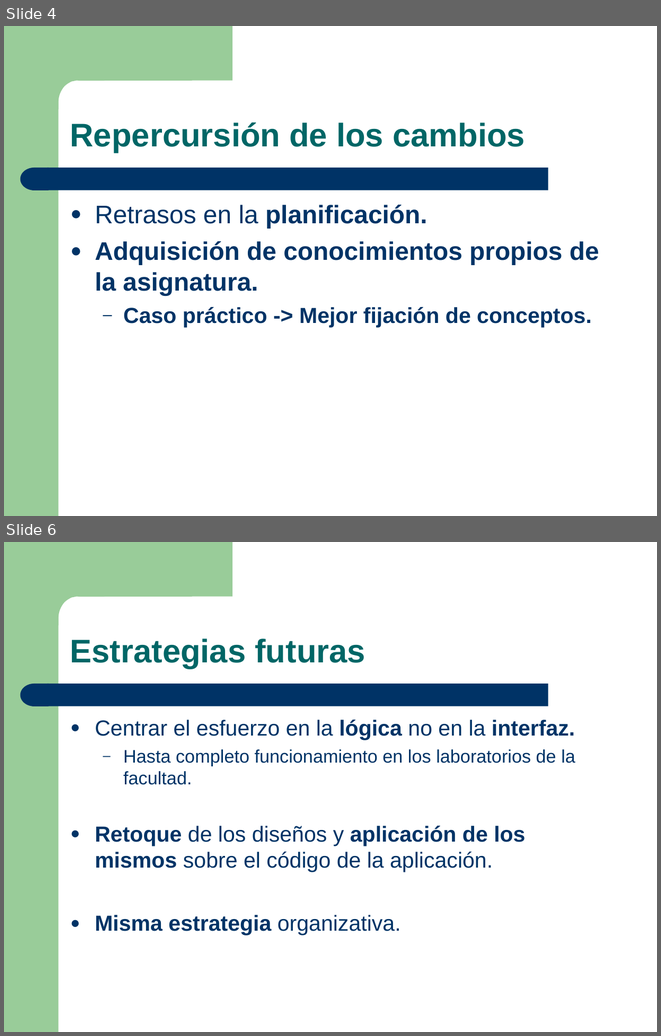
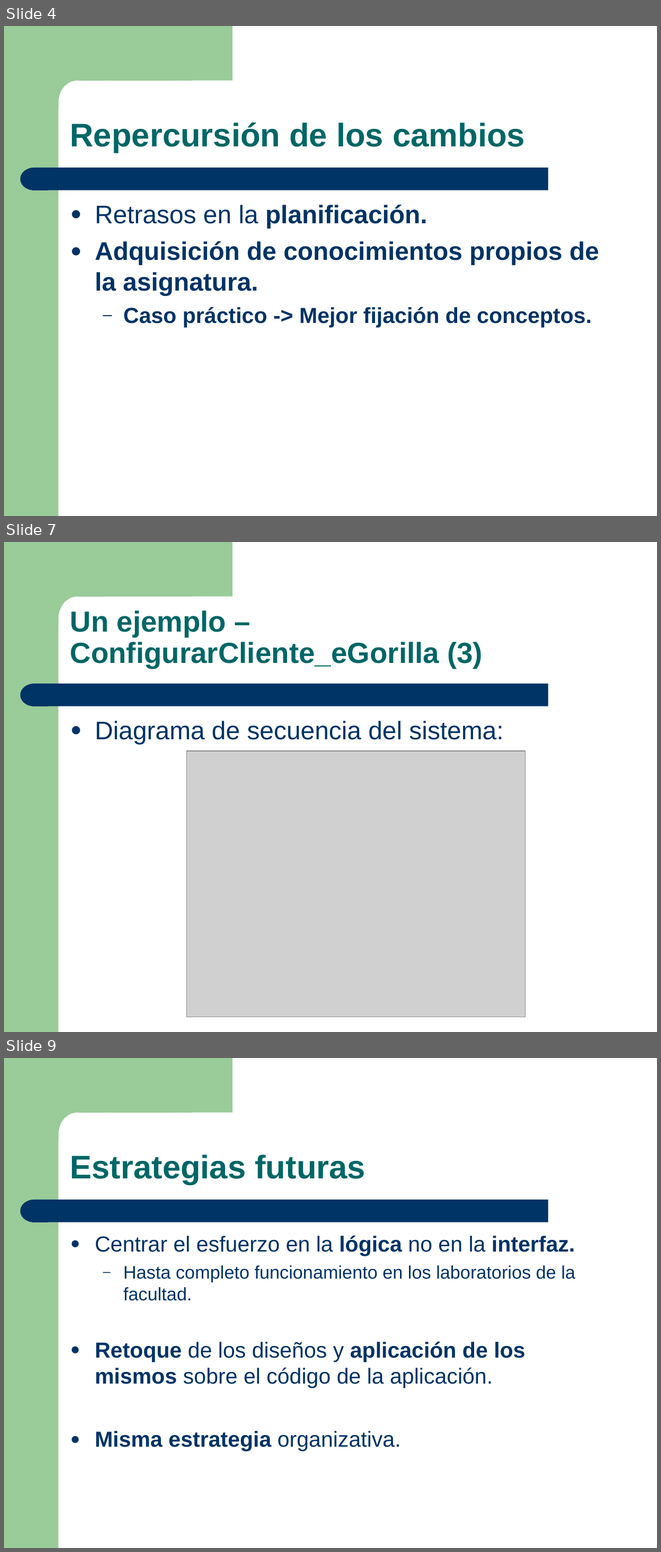
Before and after one commit to salcedonia/egorilla-software-engineering-2008-2009, a slide deck: doc/presentaciones/Presentacion_01-04-2009.ppt. Shown one above the other, each under a label of ours: slides 4 and 6 before the commit, slides 4, 7 and 9 after it; the slides between them are not shown. The pictures are 661x1036 and 661x1552 pixels, drawn with LibreOffice and Linux fonts; fonts in the diff are those of the drawing; grey boxes stand for pictures. Boxes give left, top, right and bottom in pixels: in the first picture for what was removed or moved away, otherwise in the second. Text is boxed around its words. In the diff, an @@ line names an element or a change of style, - is before the commit and + after.

```diff
--- a/doc/presentaciones/Presentacion_01-04-2009.ppt
+++ b/doc/presentaciones/Presentacion_01-04-2009.ppt
@@ slide 7 added at bbox=[4, 542, 657, 1032], background #FFFFFF; not listed: 4 template elements that a slide beside it also shows @@
@@ text added at bbox=[70, 610, 483, 668], 32 pt, text #006666, bold @@
+Un ejemplo – ConfigurarCliente_eGorilla (3)
@@ text added at bbox=[95, 721, 503, 744], 28 pt, text #003366 @@
+● Diagrama de secuencia del sistema:
@@ picture added at bbox=[187, 751, 526, 1017] @@
@@ what was slide 6 is now slide 9 @@
```
Also in this commit, not shown: 3 slides changed, 3 other slides added, 1 slide removed.
